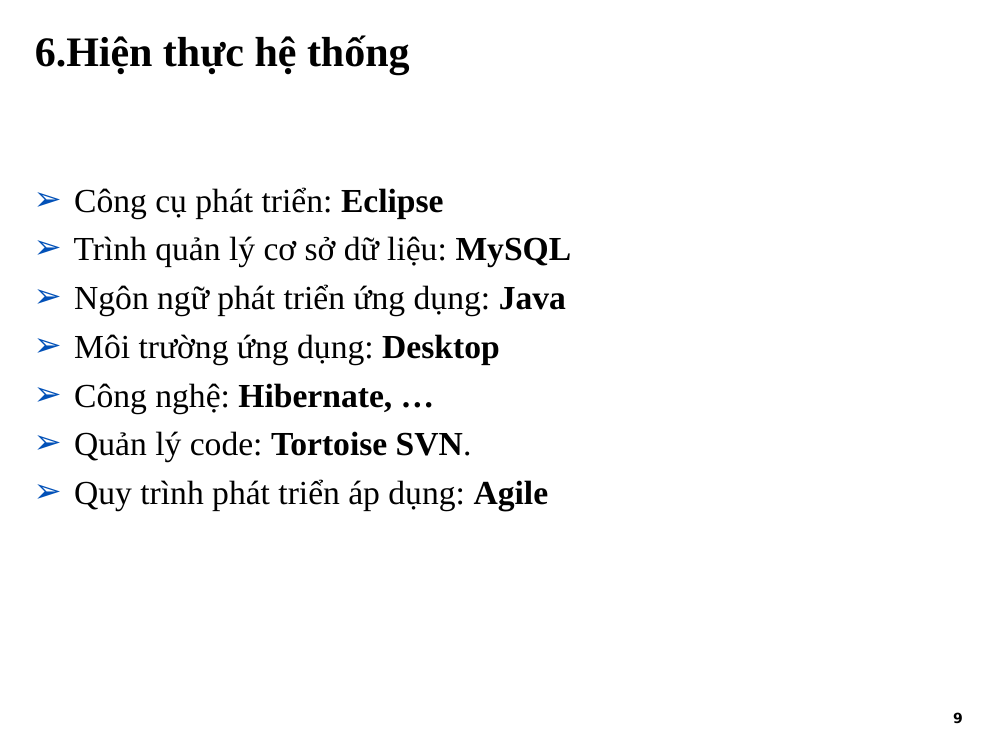
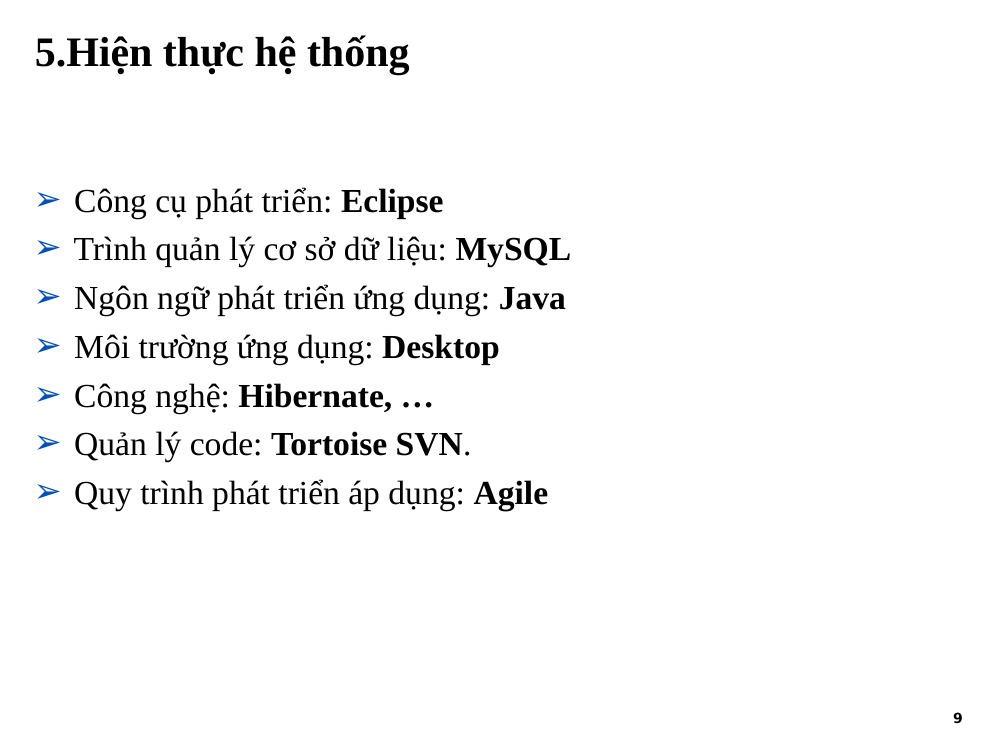
Before and after one commit to tiendv/detaitotnghiep, a slide deck: slide 10 of Report/Slide Baove/Final_slide.ppt. Drawn at 1008x756 pixels with LibreOffice and Linux fonts; fonts in the diff are those of the drawing; background and template pictures are left out. Boxes give left, top, right and bottom in pixels: in the first picture for what was removed or moved away, otherwise in the second. Text is boxed around its words. In the diff, an @@ line names an element or a change of style, - is before the commit and + after.

```diff
--- a/Report/Slide Baove/Final_slide.ppt
+++ b/Report/Slide Baove/Final_slide.ppt
@@ title at (x1=35, y1=35, x2=410, y2=74): text changed @@
-6.Hiện thực hệ thống
+5.Hiện thực hệ thống
```
Also in this commit, not shown: 7 other slides changed.
